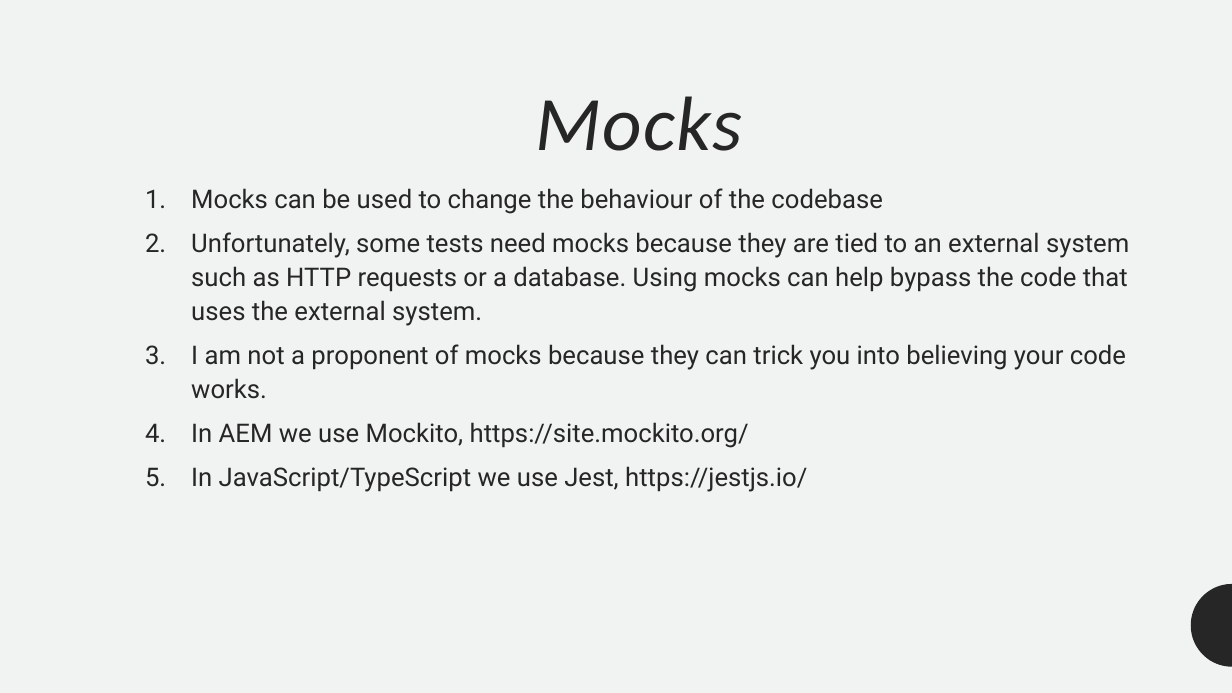
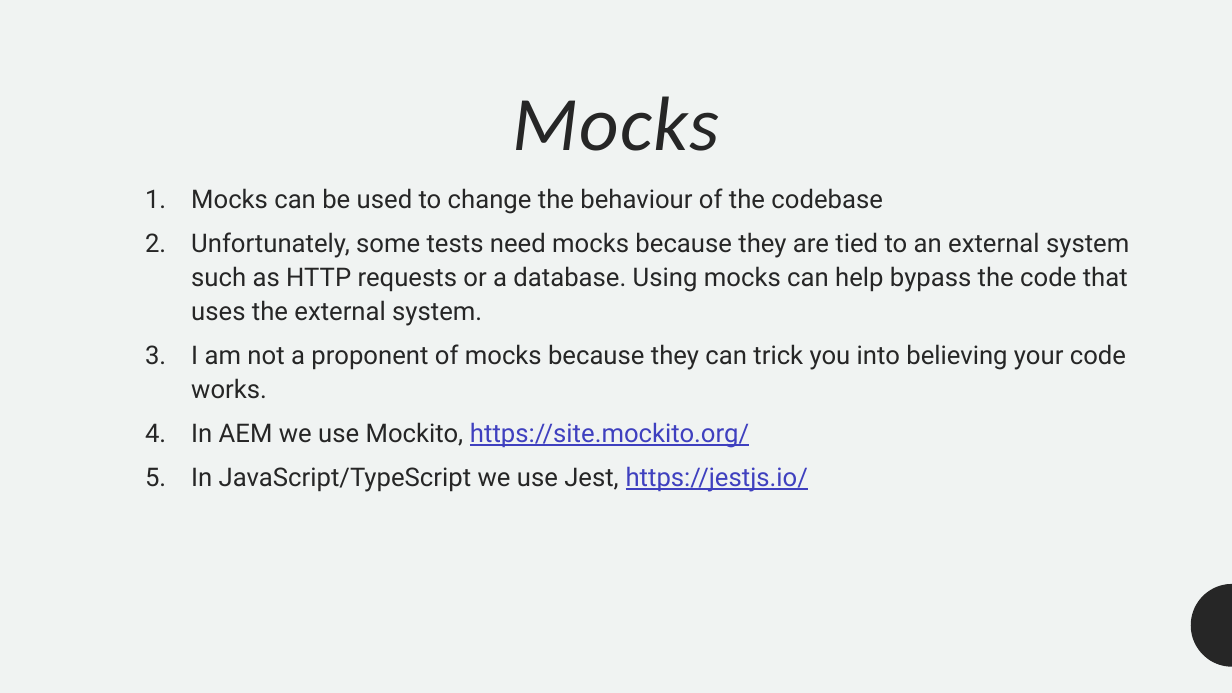
Before and after one commit to ofer987/presentations, a slide deck: slide 13 of code_review.pptx (slide 12 before the commit). Drawn at 1232x693 pixels with LibreOffice and Linux fonts; fonts in the diff are those of the drawing. Boxes give left, top, right and bottom in pixels: in the first picture for what was removed or moved away, otherwise in the second. Text is boxed around its words. In the diff, an @@ line names an element or a change of style, - is before the commit and + after.

```diff
--- a/code_review.pptx
+++ b/code_review.pptx
@@ title "Mocks": place and size @@
-title "Mocks" at (536, 96, 742, 151)
+title "Mocks" at (513, 96, 719, 151)
@@ text at (191, 422, 808, 492): text colour #262626 to #3F40BF, underline on in "https://site.mockito.org/", "https://jestjs.io/" @@
```
Also in this commit, not shown: 6 other slides changed, 2 slides added.
